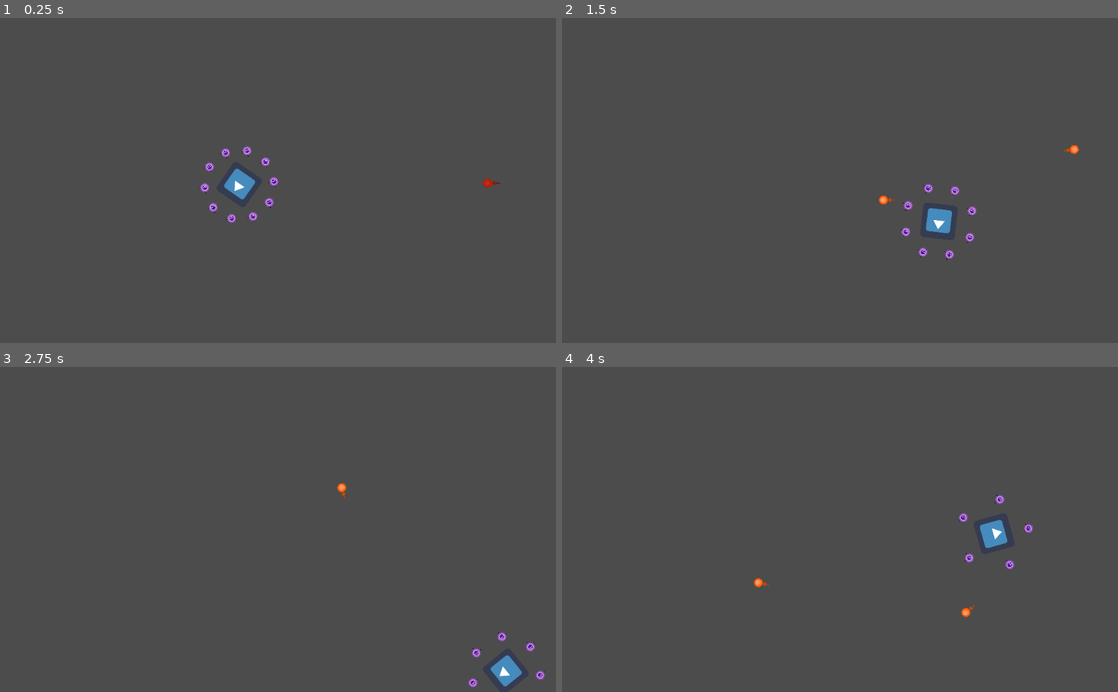
Above: before the commit, frames 1-4 (two rows, left to right).
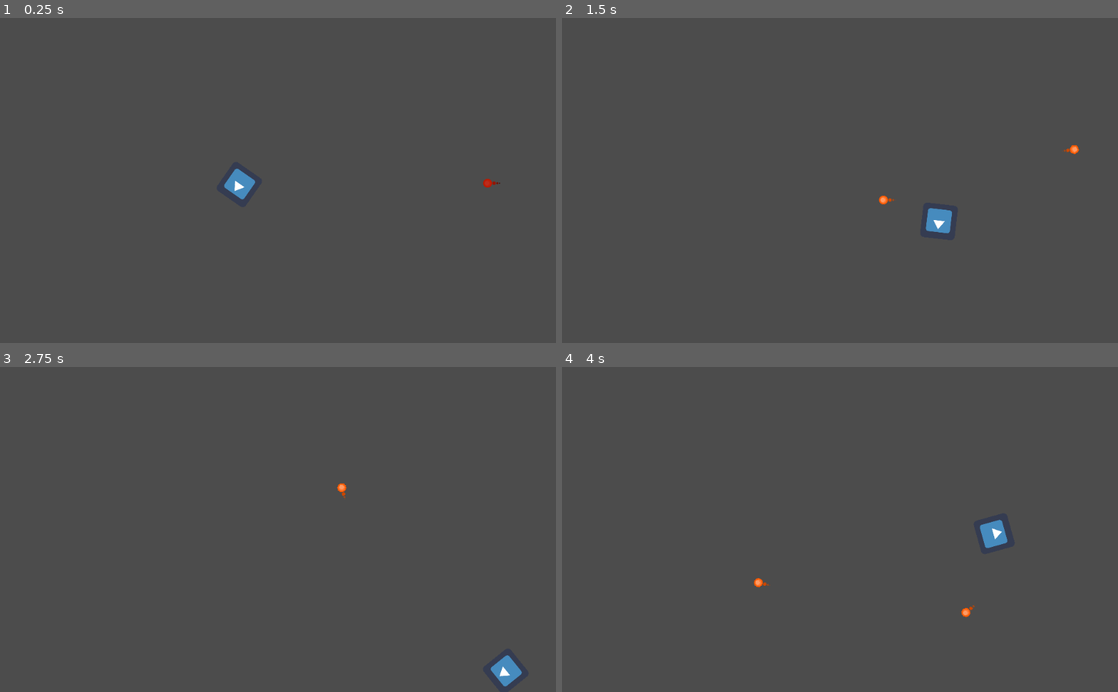
Above: after the commit, the same moments.

Repository: blackmadgames/sacrifices
Game: Godot game, scene res://scenes/game_scenes/Sandbox.tscn
The game is run twice, just before and just after one commit, with the same random seed, the same clock (stepped at 60 frames per second) and the same inputs. The project has no main scene, so this scene is started directly. The engine's default icon, where the game draws it, is replaced by a stand-in: a white triangle on a blue panel in a dark square.
Inputs (mouse positions are in pixels of both pictures, inside the frame that each line leads up to):
- Up to frame 1 (0.25 s): no input
- Up to frame 2 (1.5 s): move the mouse to (962, 164) at 0.52 s; hold D (move_right) 0.53-1.28 s; click (962, 164) at 0.6 s; move the mouse to (728, 196) at 1.27 s; hold S (move_down) from 1.28 s (still down); click (728, 196) at 1.35 s
- Up to frame 3 (2.75 s): move the mouse to (333, 458) at 2.02 s; release S (move_down) at 2.03 s; hold D (move_right) from 2.03 s (still down); click (333, 458) at 2.1 s
- Up to frame 4 (4 s): move the mouse to (812, 594) at 2.77 s; release D (move_right) at 2.78 s; hold W (move_up) 2.78-3.53 s; click (812, 594) at 2.85 s; move the mouse to (1006, 578) at 3.52 s; hold A (move_left) from 3.53 s (still down); click (1006, 578) at 3.6 s

The runs differ from the first frame. In frame 1, 0.4% of the frame differs, in the area x 35-51%, y 39-64%; in frame 2, 0.3%; in frame 3, 0.2%; in frame 4, 0.2%.
Error after the commit: Parse Error: Expected end of statement after expression, got Identifier instead. (res://scripts/fx/SoulsCircle.gd:31)

Commit message:
Fix: check instance non-null before queue-freeing, duh

Diff:
--- a/scripts/fx/SoulsCircle.gd
+++ b/scripts/fx/SoulsCircle.gd
@@ -27,4 +27,5 @@
 
 func _on_Player_soul_lost() -> void:
     var instance = souls.pop_back()
-    instance.queue_free()
+    if instance != null:
+        instance.queue_free()d
